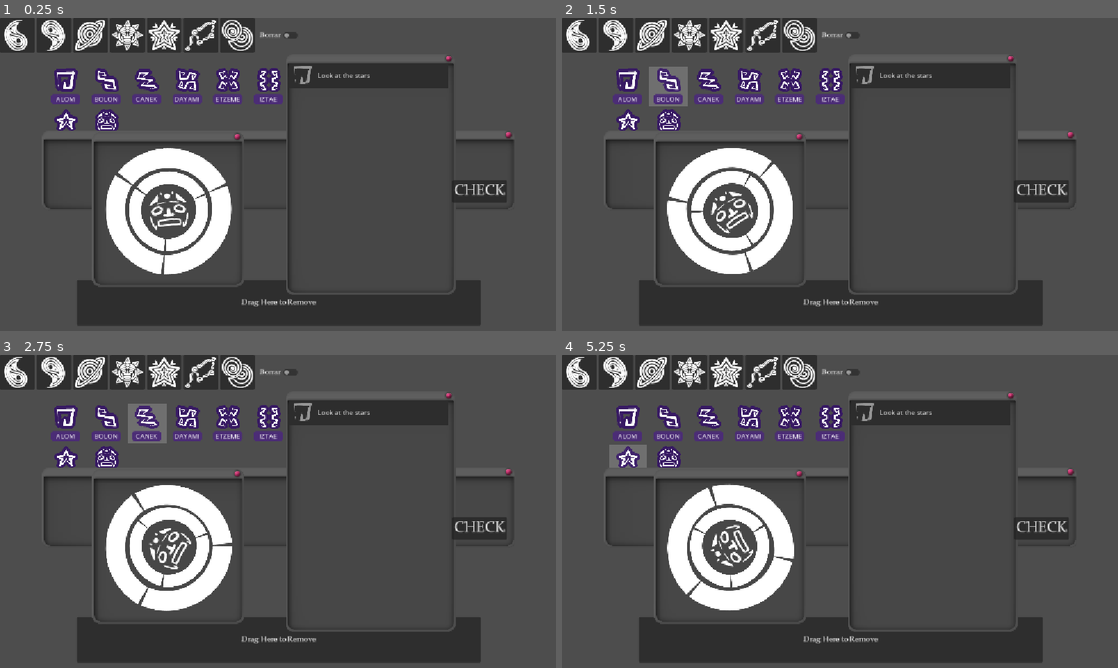
Above: before the commit, frames 1-4 (two rows, left to right).
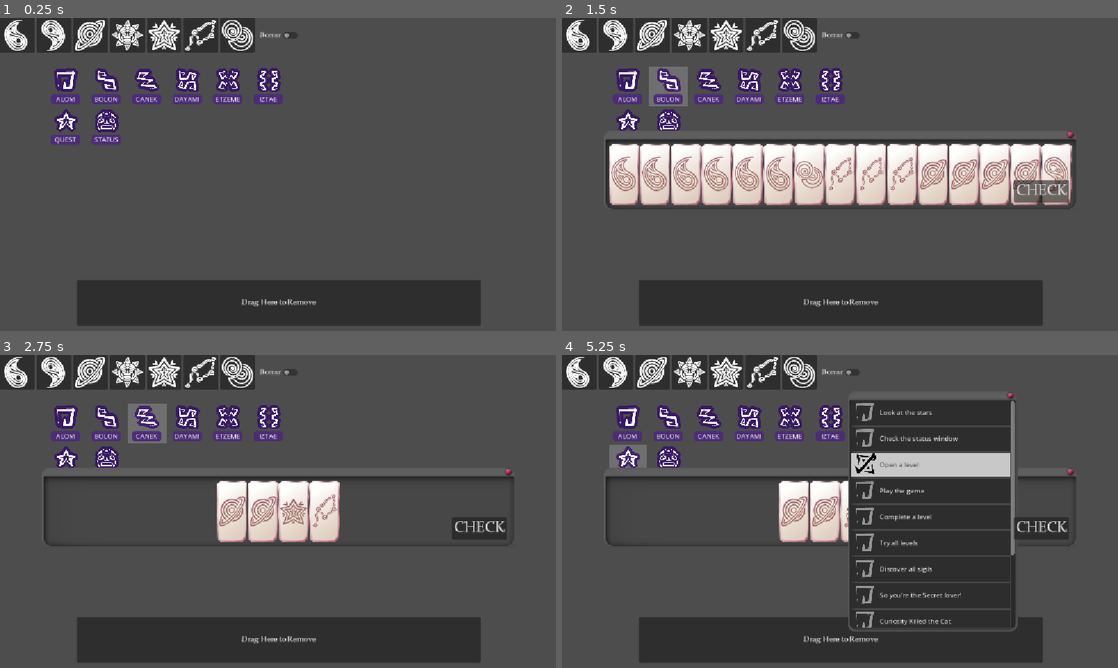
Above: after the commit, the same moments.

Repository: Wendfrey/minijam_210_astral
Game: Godot game, scene res://demo_world.tscn
Two runs of this game, one before a commit and one after it. Both use one fixed random seed, a clock stepped at 60 frames per second and the inputs below. This scene is started directly instead of the project's main scene.
Inputs:
- Up to frame 1 (0.25 s): no input
- Up to frame 2 (1.5 s): click "ALOM" at 0.5 s; click "BOLON" at 1.25 s
- Up to frame 3 (2.75 s): click "CANEK" at 2 s
- Up to frame 4 (5.25 s): click "DAYAMI" at 2.75 s; click "ETZEME" at 3.5 s; click "IZTAE" at 4.25 s; click "QUEST" at 5 s

The runs differ from the first frame. In frame 1, 11% of the frame differs, in the area x 7-93%, y 12-89%; in frame 2, 22%; in frame 3, 13%; in frame 4, 24%, in the area x 16-82%, y 14-88%.

Commit message:
all windows closed, demo_world fixed

Diff:
--- a/minijam-210-astral/demo_world.gd
+++ b/minijam-210-astral/demo_world.gd
@@ -1,9 +1,14 @@
 extends Control
 
-@onready var spacer = $TestWorld/JuegoVentana/Spacer
+var spacer
 
 func _ready() -> void:
-	$TestWorld/LevelManager.queue_free()
+	$TestWorld/LevelManager.spacer_changed.connect(
+	func(nSpacer):
+		spacer=nSpacer
+	)
+	for i in $TestWorld/LogrosVentana/ScrollContainer/VBoxContainer.get_children():
+		i.show()
 	$TestWorld/RulesChecker.rule_check_result.connect(func (result): print(result))
 
 func _create_item(tipo):
--- a/minijam-210-astral/test_world.tscn
+++ b/minijam-210-astral/test_world.tscn
@@ -385,6 +385,7 @@
 [node name="Camera2D" type="Camera2D" parent="." unique_id=947224256]
 
 [node name="JuegoVentana" type="Panel" parent="." unique_id=626347948]
+visible = false
 z_index = -1
 layout_mode = 0
 offset_left = -483.0
@@ -433,6 +434,7 @@
 theme_override_styles/hover = SubResource("StyleBoxEmpty_kt6p6")
 
 [node name="StatusVentana" type="Panel" parent="." unique_id=1383264431 node_paths=PackedStringArray("indicators")]
+visible = false
 z_index = 1
 layout_mode = 0
 offset_left = -379.0
@@ -510,6 +512,7 @@
 autoplay = &"spinning"
 
 [node name="LogrosVentana" type="Panel" parent="." unique_id=1040422617]
+visible = false
 z_index = 1
 layout_mode = 0
 offset_left = 22.0
